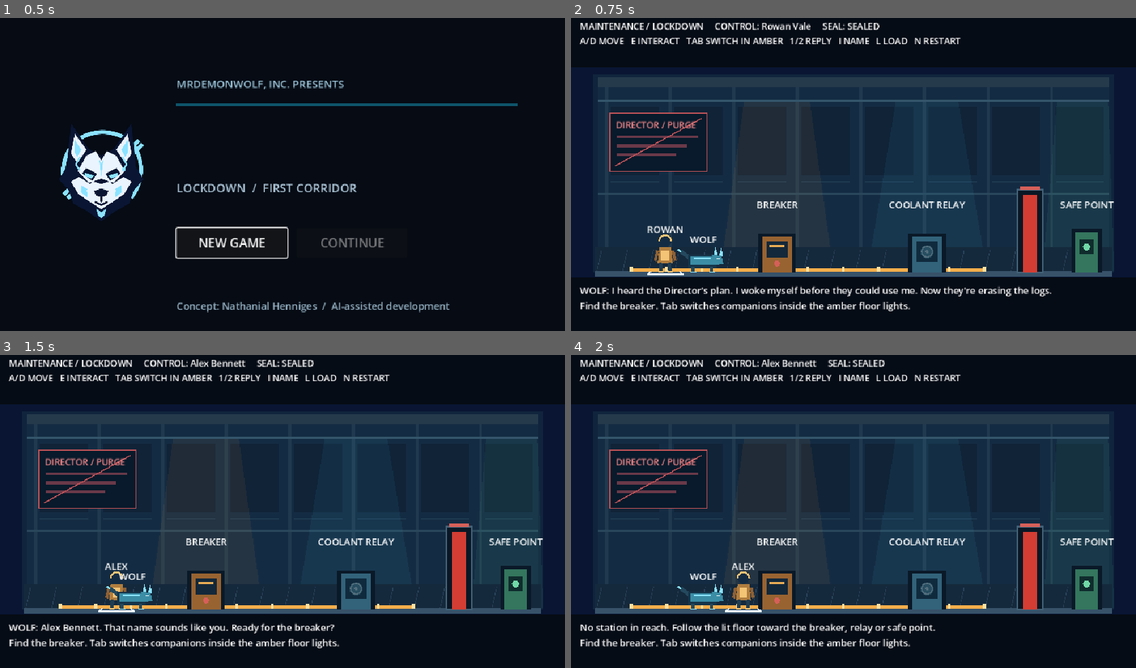
Above: before the commit, frames 1-4 (two rows, left to right).
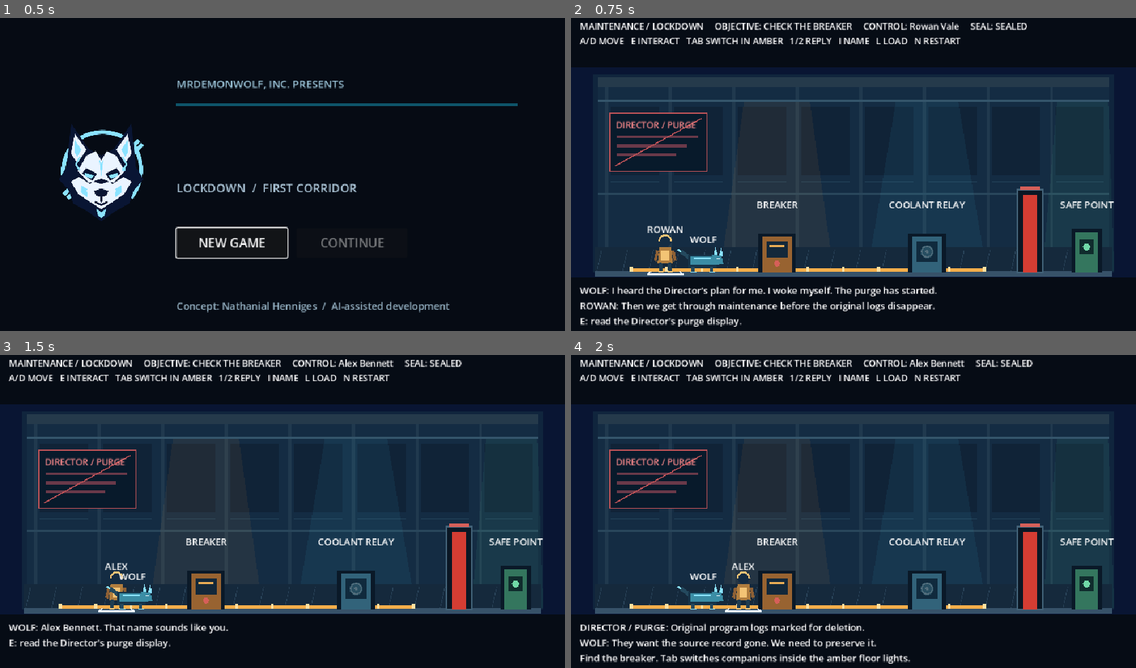
Above: after the commit, the same moments.

Repository: MrDemonWolf/wolf-override
Game: Godot game, scene res://scenes/main.tscn
Same seed, same stepped clock (60 frames per second), same inputs: the game is played once before the commit and once after it.
Inputs:
- Up to frame 1 (0.5 s): no input
- Up to frame 2 (0.75 s): click "NEW GAME" at 0.5 s
- Up to frame 3 (1.5 s): tap Enter at 1.25 s; hold D (move_right) from 1.28 s (still down); tap I (cycle_name) at 1.35 s
- Up to frame 4 (2 s): keep holding D (move_right); tap E (interact) at 1.55 s

Frame 1 is identical in both runs. In frame 2, 3.0% of the frame differs, in the area x 1-85%, y 1-99%; in frame 3, 2.0%; in frame 4, 3.6%, in the area x 1-82%, y 1-99%.

Commit message:
feat(game): make corridor actions carry the opening story

Diff:
--- a/apps/game/scripts/main.gd
+++ b/apps/game/scripts/main.gd
@@ -18,7 +18,7 @@
 var save_path: String = M0State.SAVE_PATH
 var title_open: bool = true
 var waiting_for_choice: bool = false
-var status_line: String = "WOLF: I heard the Director's plan. I woke myself before they could use me. Now they're erasing the logs."
+var status_line: String = "WOLF: I heard the Director's plan for me. I woke myself. The purge has started."
 var door_tween: Tween
 
 
@@ -104,7 +104,7 @@
 		_switch_actor()
 	elif Input.is_action_just_pressed(&"cycle_name"):
 		state.cycle_name()
-		status_line = "WOLF: %s. That name sounds like you. Ready for the breaker?" % state.human_name()
+		status_line = "WOLF: %s. That name sounds like you." % state.human_name()
 	elif Input.is_action_just_pressed(&"interact"):
 		_interact()
 	_refresh_ui()
@@ -116,7 +116,7 @@
 	state = M0State.new()
 	waiting_for_choice = false
 	_sync_scene()
-	status_line = "WOLF: I heard the Director's plan. I woke myself before they could use me. Now they're erasing the logs."
+	status_line = "WOLF: I heard the Director's plan for me. I woke myself. The purge has started.\n%s: Then we get through maintenance before the original logs disappear." % state.human_name().get_slice(" ", 0).to_upper()
 
 
 func _load_game() -> void:
@@ -139,13 +139,18 @@
 		return
 	state.active_actor = "wolf" if state.active_actor == "human" else "human"
 	_update_controls()
-	status_line = "Now with %s. The other will wait here." % ("WOLF" if state.active_actor == "wolf" else state.human_name())
+	if state.active_actor == "wolf":
+		status_line = "%s: I'll hold here. Your move, WOLF." % state.human_name().get_slice(" ", 0).to_upper()
+	else:
+		status_line = "WOLF: I'll hold here. Your move, %s." % state.human_name().get_slice(" ", 0)
 
 
 func _interact() -> void:
 	var actor: M0Actor = human if state.active_actor == "human" else wolf
 	var x: float = actor.position.x
-	if absf(x - 350.0) <= 52.0:
+	if x <= 230.0:
+		status_line = "DIRECTOR / PURGE: Original program logs marked for deletion.\nWOLF: They want the source record gone. We need to preserve it."
+	elif absf(x - 350.0) <= 52.0:
 		_interact_breaker()
 	elif absf(x - 605.0) <= 52.0:
 		_interact_relay()
@@ -157,13 +162,13 @@
 
 func _interact_breaker() -> void:
 	if state.active_actor != "human":
-		status_line = "WOLF: I can read it. %s, you know the manual lock." % state.human_name()
+		status_line = "WOLF: I can read the relay label. %s, you know what that maintenance fault means." % state.human_name().get_slice(" ", 0)
 	elif state.memory.is_empty():
 		waiting_for_choice = true
 		_update_controls()
-		status_line = "WOLF: That relay runs beside coolant. What happens if I touch it?\n1  \"%s\"\n2  \"%s\"" % [M0State.CHOICE_TEXT[M0State.DISCLOSE], M0State.CHOICE_TEXT[M0State.PRESS]]
+		status_line = "WOLF: You know what 'coolant fault' means. What happens if I touch the live relay?\n1  \"%s\"\n2  \"%s\"" % [M0State.CHOICE_TEXT[M0State.DISCLOSE], M0State.CHOICE_TEXT[M0State.PRESS]]
 	elif state.arm_breaker():
-		status_line = "Power hums through the wall. The relay is live; the door stays sealed."
+		status_line = "The breaker catches. Blue light fills the coolant relay; the red seal stays shut."
 		queue_redraw()
 	else:
 		status_line = "Power is already on. The relay is farther down the hall."
@@ -175,7 +180,7 @@
 	waiting_for_choice = false
 	_update_controls()
 	if choice_id == M0State.DISCLOSE:
-		status_line = "WOLF: Then I can choose. I'll take the relay. Arm the breaker."
+		status_line = "WOLF: Thank you for telling me. I'll take the relay. Arm the breaker."
 	else:
 		status_line = "WOLF: No. I won't take that risk blind. Use the bypass."
 
@@ -186,11 +191,11 @@
 		"not_ready":
 			status_line = "The relay is dark. Speak at the breaker and arm the power first."
 		"refused":
-			status_line = "WOLF steps back. \"I said no.\" Tab to %s here; use the manual bypass." % state.human_name()
+			status_line = "WOLF: I said no. I'll watch the seal while you take the bypass."
 		"cooperate":
-			status_line = "WOLF steadies the relay by choice. The seal lifts. The safe point is ahead."
+			status_line = "WOLF holds the live contact by choice. %s keeps the breaker on; the red seal rises." % state.human_name().get_slice(" ", 0)
 		"fallback":
-			status_line = "%s reroutes power by hand. The seal lifts; WOLF watches the path clear." % state.human_name()
+			status_line = "%s takes the bypass. WOLF reads the rising seal: \"Open. I'm with you.\"" % state.human_name().get_slice(" ", 0)
 		"already_open":
 			status_line = "The seal is open. The safe point is just beyond it."
 		_:
@@ -254,20 +259,50 @@
 	var active: String = "WOLF" if state.active_actor == "wolf" else state.human_name()
 	var door_status: String = "OPEN" if state.door_open else "SEALED"
 	human_tag.text = state.human_name().get_slice(" ", 0).to_upper()
-	hud.text = "MAINTENANCE / LOCKDOWN     CONTROL: %s     SEAL: %s\nA/D MOVE   E INTERACT   TAB SWITCH IN AMBER   1/2 REPLY   I NAME   L LOAD   N RESTART" % [active, door_status]
+	hud.text = "MAINTENANCE / LOCKDOWN     OBJECTIVE: %s     CONTROL: %s     SEAL: %s\nA/D MOVE   E INTERACT   TAB SWITCH IN AMBER   1/2 REPLY   I NAME   L LOAD   N RESTART" % [_objective(), active, door_status]
 	story.text = status_line if waiting_for_choice else status_line + "\n" + _context_hint()
 
 
 func _context_hint() -> String:
 	var actor: M0Actor = human if state.active_actor == "human" else wolf
 	var x: float = actor.position.x
+	if state.checkpoint_reached:
+		return "Safe for now. The Director's purge is still running."
+	if state.door_open:
+		if absf(x - 876.0) <= 52.0:
+			return "E: save at the safe point."
+		return "The seal is open. Move to the safe point."
+	if x <= 230.0:
+		return "E: read the Director's purge display."
 	if absf(x - 350.0) <= 52.0:
-		return "E: speak at the breaker / arm power."
+		if state.breaker_armed:
+			return "The breaker is live. Go to the coolant relay."
+		return "E: ask WOLF about the relay risk." if state.memory.is_empty() else "E: arm the breaker."
 	if absf(x - 605.0) <= 52.0:
-		return "E: WOLF can take the relay, or the engineer can use its bypass."
-	if absf(x - 876.0) <= 52.0 and state.door_open:
-		return "E: save at the safe point."
+		if not state.breaker_armed:
+			return "The relay is dark. Return to the breaker first."
+		if state.active_actor == "wolf":
+			if state.memory.get("choice_id") == M0State.PRESS:
+				return "WOLF refused the contact. Tab to the engineer for the bypass."
+			return "E: let WOLF take the live relay."
+		return "E: use the manual bypass; Tab lets WOLF take the relay."
+	if state.breaker_armed:
+		return "Go to the live coolant relay. Tab switches companions in the amber lights."
+	if not state.memory.is_empty():
+		return "Return to the breaker and arm power."
 	return "Find the breaker. Tab switches companions inside the amber floor lights."
+
+
+func _objective() -> String:
+	if state.checkpoint_reached:
+		return "CORRIDOR CLEARED"
+	if state.door_open:
+		return "REACH SAFE POINT"
+	if state.breaker_armed:
+		return "OPEN THE SEAL"
+	if not state.memory.is_empty():
+		return "ARM THE BREAKER"
+	return "CHECK THE BREAKER"
 
 
 func _install_inputs() -> void:
--- a/apps/game/tests/m0_scene_test.gd
+++ b/apps/game/tests/m0_scene_test.gd
@@ -35,6 +35,10 @@
 	_expect(str(game.get("status_line")).contains("I woke myself"), "opening establishes WOLF's own awakening")
 	var state: M0State = game.get("state") as M0State
 	_expect(state.memory.is_empty() and not state.door_open and state.active_actor == "human", "New Game button starts clean")
+	_expect(game.call("_objective") == "CHECK THE BREAKER", "opening points to the first corridor objective")
+	await process_frame
+	await _tap(&"interact")
+	_expect(str(game.get("status_line")).contains("Original program logs marked for deletion"), "purge display establishes evidence stakes without inventory")
 	var start_x: float = human.position.x
 	if not _require(await _walk_to(human, 350.0), "active engineer reaches breaker by moving right"):
 		return
@@ -45,9 +49,11 @@
 	await _tap(&"choice_1")
 	if not _require(state.memory.get("choice_id") == State.DISCLOSE, "first dialogue key records disclosed risk"):
 		return
+	_expect(game.call("_objective") == "ARM THE BREAKER", "honest answer advances the objective")
 	await _tap(&"interact")
 	if not _require(state.breaker_armed, "breaker arms after choice"):
 		return
+	_expect(game.call("_objective") == "OPEN THE SEAL", "powered relay becomes the objective")
 	await _tap(&"switch_actor")
 	if not _require(state.active_actor == "wolf" and wolf.controlled, "switches to WOLF in amber zone"):
 		return
@@ -56,6 +62,8 @@
 	await _tap(&"interact")
 	if not _require(state.door_open and state.route == "cooperate", "WOLF cooperation opens door"):
 		return
+	_expect(game.call("_objective") == "REACH SAFE POINT", "open seal points to safety")
+	_expect(str(game.call("_context_hint")).contains("Move to the safe point"), "open-door hint no longer sends the player back to the breaker")
 	await create_timer(0.45).timeout
 	var door_visual: ColorRect = game.get_node("Door/Visual") as ColorRect
 	_expect(not door_visual.visible, "door retracts after cooperation")
@@ -66,6 +74,7 @@
 	await _tap(&"interact")
 	if not _require(state.checkpoint_reached and FileAccess.file_exists(path), "cooperative checkpoint saves"):
 		return
+	_expect(game.call("_objective") == "CORRIDOR CLEARED", "checkpoint closes the first scene")
 	_expect(str(game.get("status_line")).contains(State.CHOICE_TEXT[State.DISCLOSE]), "cooperative checkpoint displays the selected choice")
 	var saved: Dictionary = state.to_dict()
 	game.call("_new_game")
@@ -114,10 +123,12 @@
 	await _tap(&"interact")
 	if not _require(state.door_open and state.route == "fallback", "engineer bypass opens door"):
 		return
+	_expect(str(game.call("_context_hint")).contains("Move to the safe point"), "fallback hint points through the open seal")
 	if not _require(await _walk_to(human, 876.0), "engineer walks through opened door to checkpoint"):
 		return
 	await _tap(&"cycle_name")
 	_expect(state.name_index == 1, "draft identity changes before fallback save")
+	_expect(not str(game.get("status_line")).contains("breaker"), "identity line does not rewind the scene after the seal opens")
 	await _tap(&"interact")
 	if not _require(state.checkpoint_reached, "fallback reaches checkpoint"):
 		return
